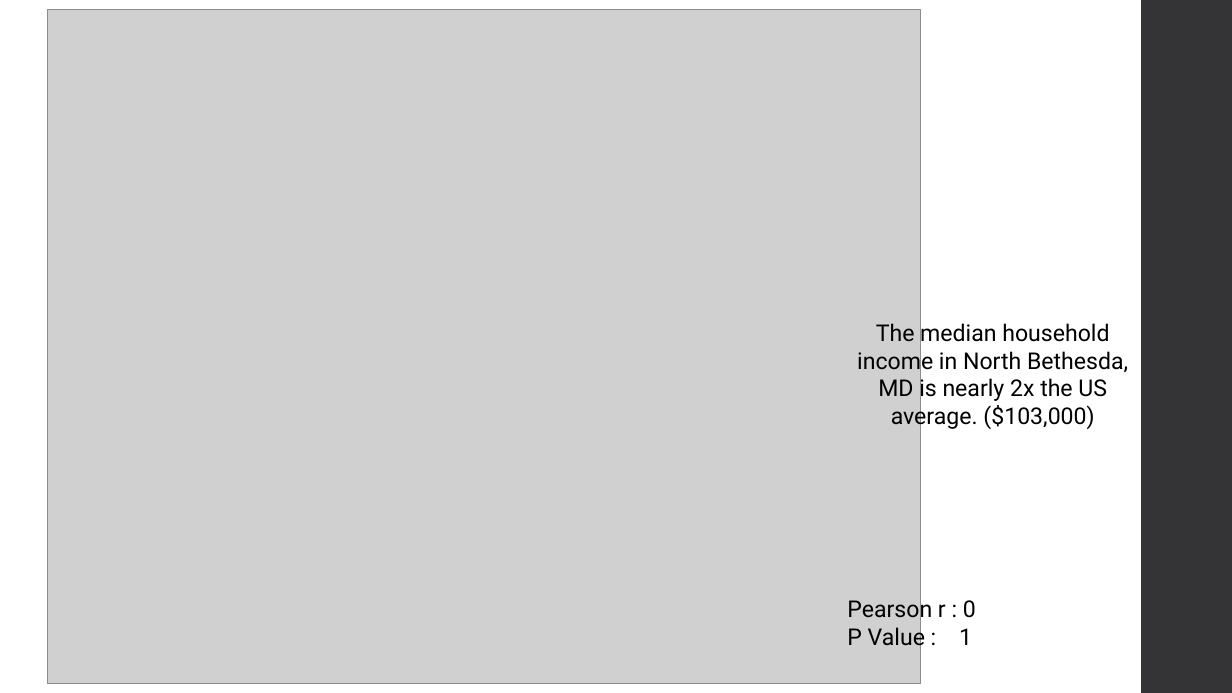
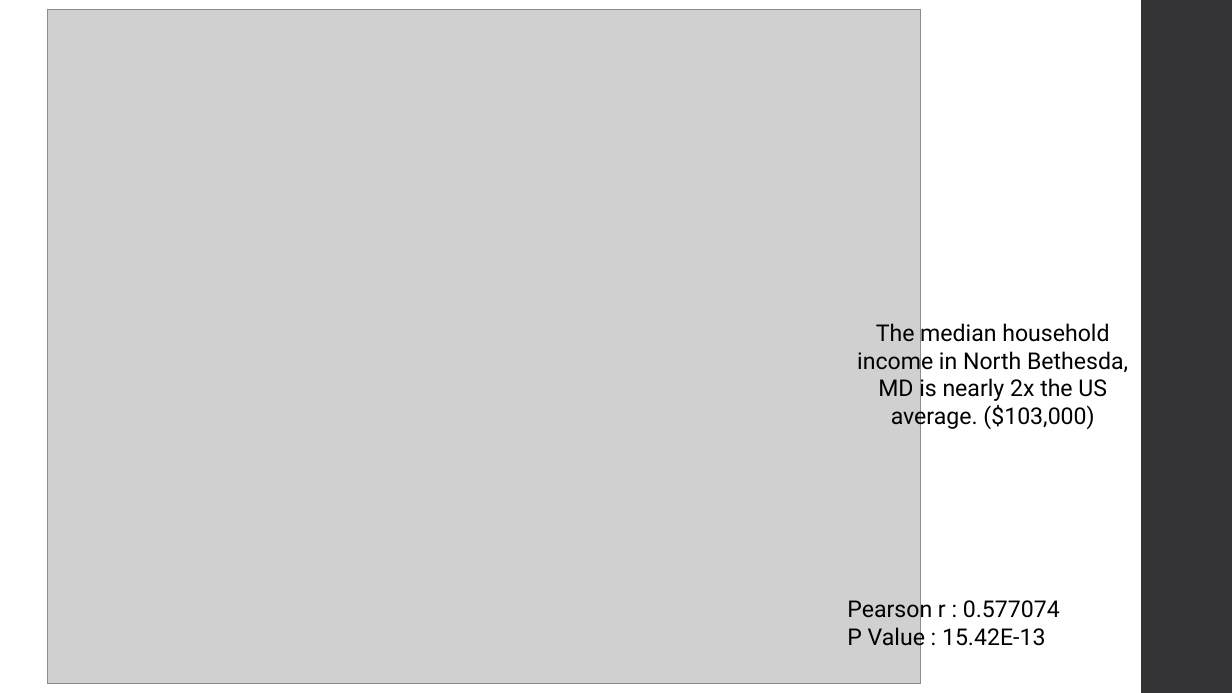
Before and after one commit to GraceHsu12/UCB_Project1_team, a slide deck: slide 11 of stock_and_housing_Proj1 SL_1.14.pptx (slide 8 before the commit). Drawn at 1232x693 pixels with LibreOffice and Linux fonts; fonts in the diff are those of the drawing; grey boxes stand for pictures. Boxes give left, top, right and bottom in pixels: in the first picture for what was removed or moved away, otherwise in the second. Text is boxed around its words. In the diff, an @@ line names an element or a change of style, - is before the commit and + after.

Commit message:
final powerpoint

```diff
--- a/stock_and_housing_Proj1 SL_1.14.pptx
+++ b/stock_and_housing_Proj1 SL_1.14.pptx
@@ text at box(847, 597, 1060, 650): text changed @@
-Pearson r : 0
-P Value : 1
+Pearson r : 0.577074
+P Value : 15.42E-13
```
Also in this commit, not shown: 2 other slides changed, 1 slide added, 1 other file.
